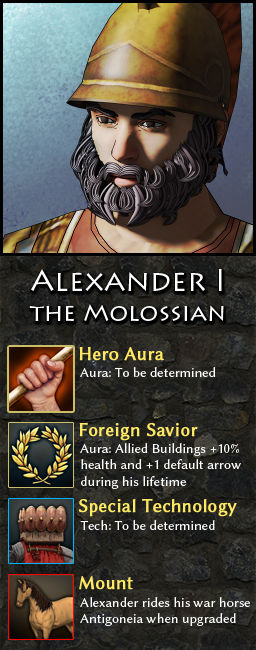
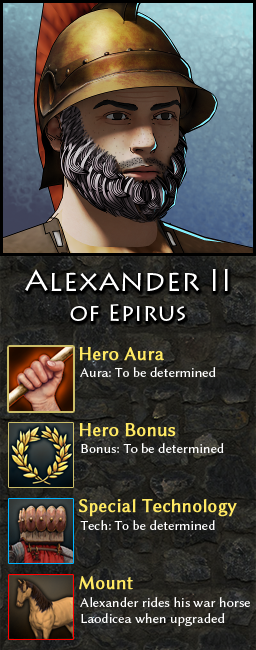
Layer changes from the first 256 x 650 image to the second:
showed group "Alexander II Epirus" (14 layers) over (3, 3, 253, 626)
renamed "Alexander rides his war horse Antigoneia when upgraded" to "Alexander rides his war horse Laodicea when upgraded", painted on it over (80, 613, 236, 626)
hid group "Alexander I Molossus" (14 layers) over (3, 3, 253, 626)
